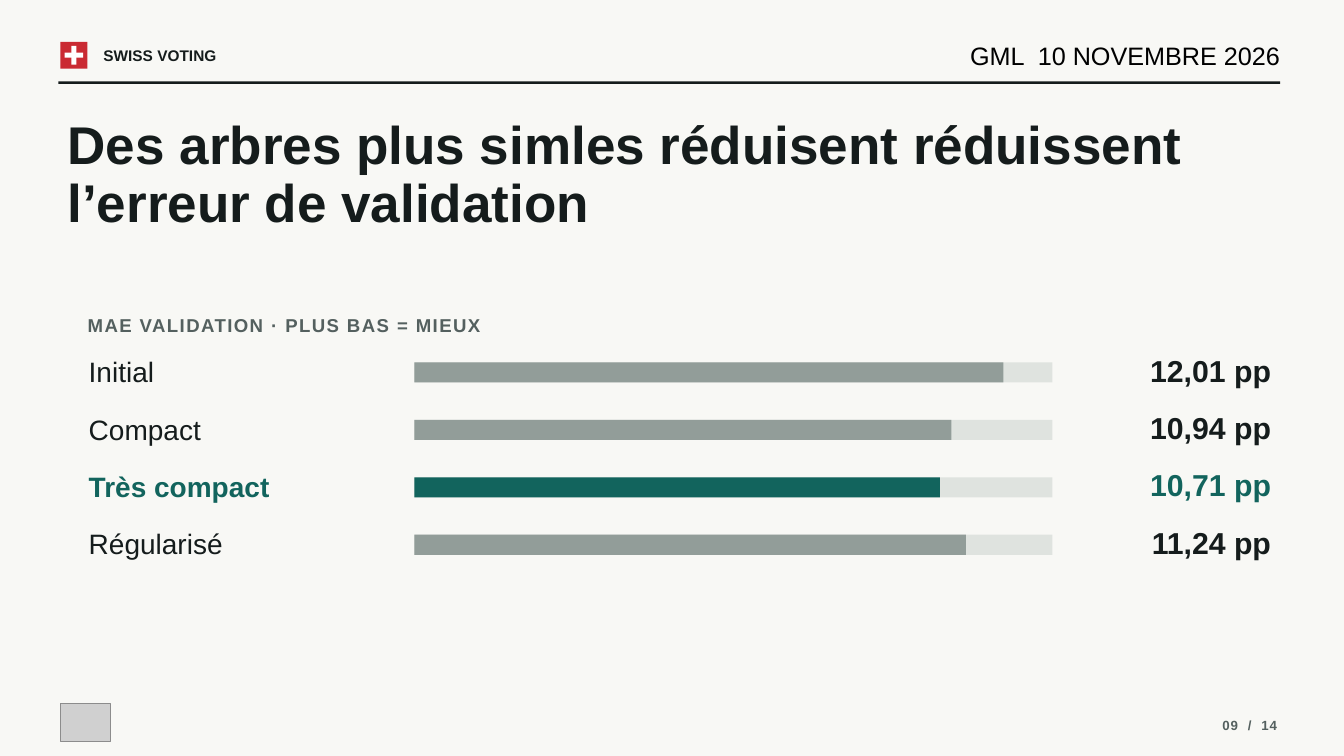
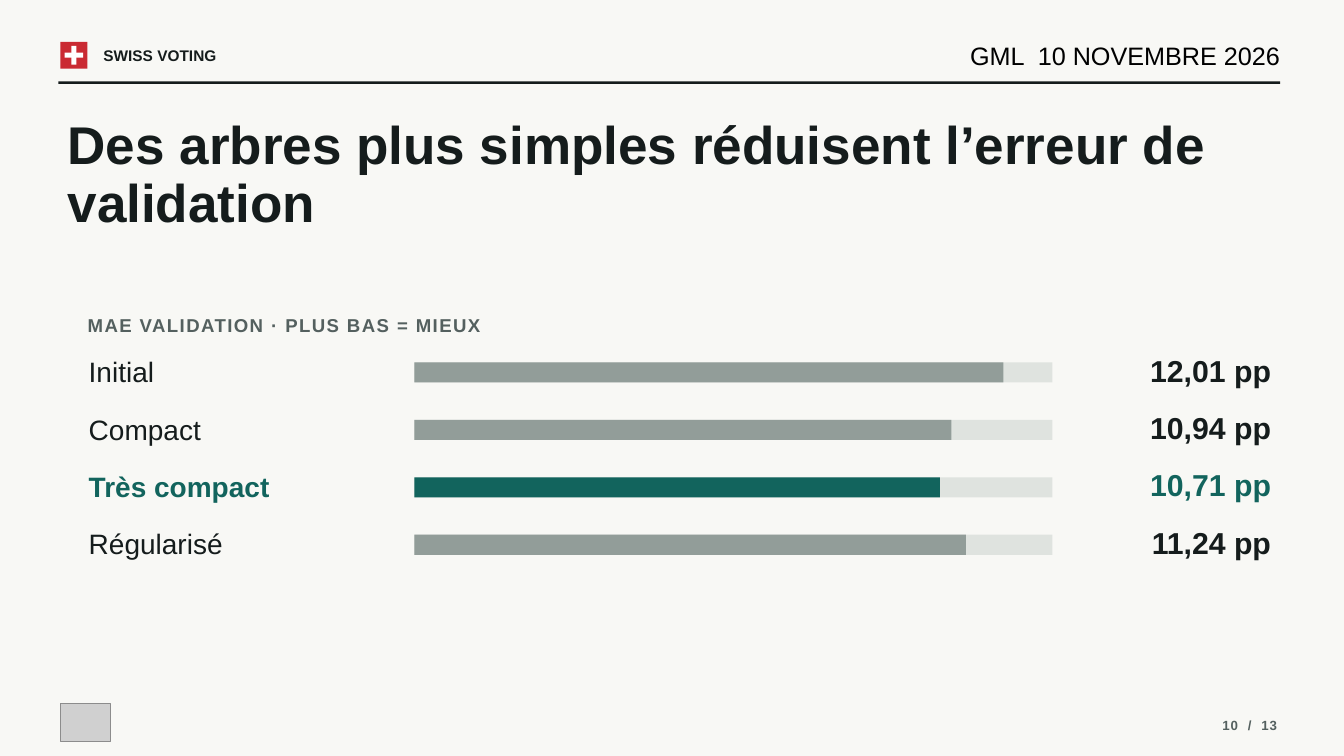
Before and after one commit to VictorGTheCoder/GML-Swiss-Voting, a slide deck: slide 10 of presentation/GML_Presentation.pptx (slide 9 before the commit). Drawn at 1344x756 pixels with LibreOffice and Linux fonts; fonts in the diff are those of the drawing; grey boxes stand for pictures. Boxes give left, top, right and bottom in pixels: in the first picture for what was removed or moved away, otherwise in the second. Text is boxed around its words. In the diff, an @@ line names an element or a change of style, - is before the commit and + after.

Commit message:
Correction erreur ortogrpahes

```diff
--- a/presentation/GML_Presentation.pptx
+++ b/presentation/GML_Presentation.pptx
@@ text at box(68, 125, 1205, 223): text changed @@
-Des arbres plus simles réduisent réduissent l’erreur de validation
+Des arbres plus simples réduisent l’erreur de validation
@@ text at box(1222, 720, 1277, 730): text changed @@
-09 / 14
+10 / 13
```
Also in this commit, not shown: 12 other slides changed.
